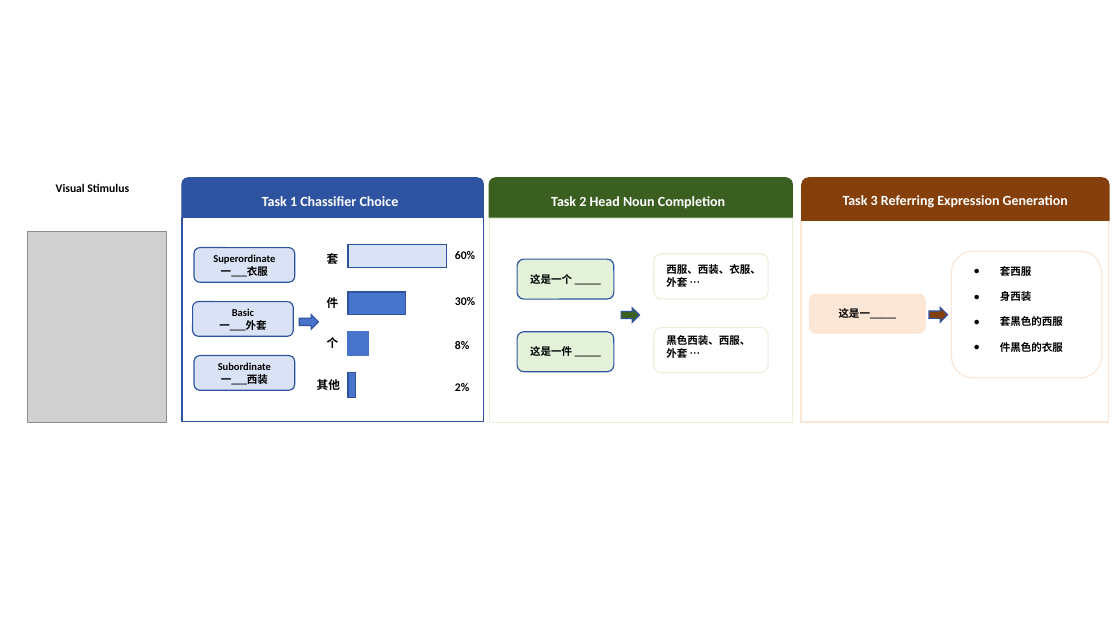
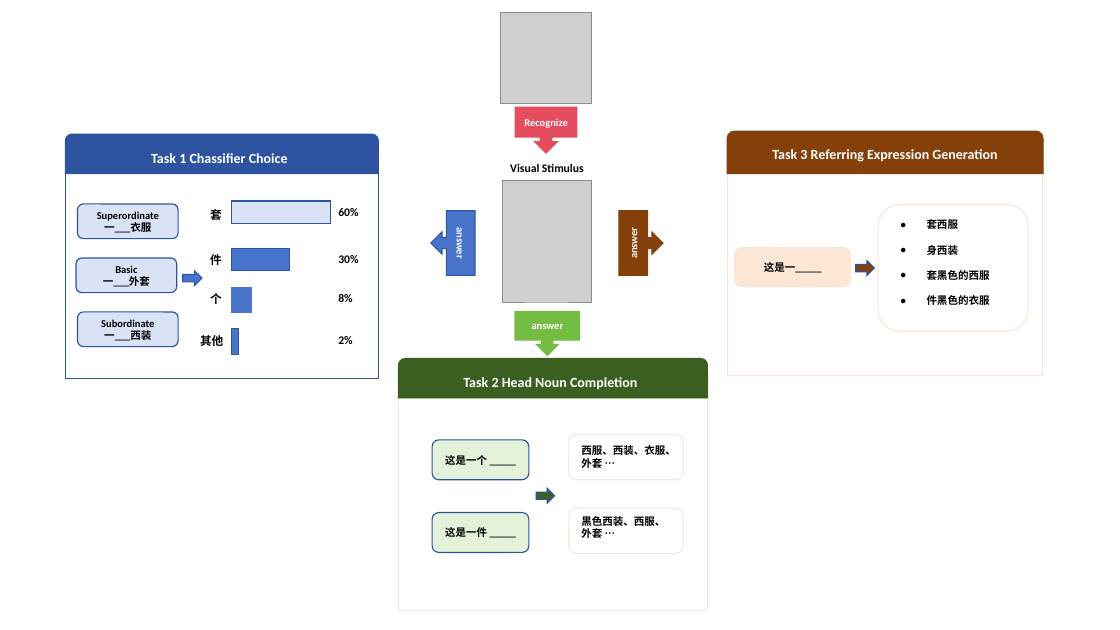
Before and after one commit to pengyh669-oss/classifier-varibility, a slide deck: slide 1 of 论文配图/图片2.pptx. Drawn at 1120x630 pixels with LibreOffice and Linux fonts; fonts in the diff are those of the drawing; grey boxes stand for pictures. Boxes give left, top, right and bottom in pixels: in the first picture for what was removed or moved away, otherwise in the second. Text is boxed around its words. In the diff, an @@ line names an element or a change of style, - is before the commit and + after.

```diff
--- a/论文配图/图片2.pptx
+++ b/论文配图/图片2.pptx
@@ picture added at [501,13,592,103] @@
@@ down arrow callout added at [515,108,576,154], fill #E54C5E, outline #E54C5E 1 pt, 9 pt, text #FFFFFF, bold @@
+Recognize
@@ round same rect "Task 1 Chassifier Choice": place and size @@
-round same rect "Task 1 Chassifier Choice" at [182,178,484,218]
+round same rect "Task 1 Chassifier Choice" at [66,134,379,174]
@@ round same rect "Task 3 Referring Expression Generation": place and size @@
-round same rect "Task 3 Referring Expression Generation" at [802,178,1110,221]
+round same rect "Task 3 Referring Expression Generation" at [728,131,1044,174]
@@ rectangle: place and size @@
-rectangle at [182,218,484,422]
+rectangle at [66,174,378,378]
@@ text "Visual Stimulus": place and size @@
-text "Visual Stimulus" at [56,183,129,192]
+text "Visual Stimulus" at [510,163,584,172]
@@ rectangle: place and size @@
-rectangle at [802,220,1109,422]
+rectangle at [728,174,1043,376]
@@ picture: place and size @@
-picture at [27,231,166,422]
+picture at [502,181,592,302]
@@ 2 rounded rectangles, 1 text: place and size @@
-2 rounded rectangles, 1 text at [810,251,1102,378]
+2 rounded rectangles, 1 text at [735,204,1028,331]
@@ down arrow callout added at [431,211,476,276], fill #4874CB, outline #2E54A1 1 pt, 9 pt, text #FFFFFF, bold @@
+answer
@@ down arrow callout added at [619,211,664,276], fill #843F0B, outline #843F0B 1 pt, 9 pt, text #FFFFFF, bold @@
+answer
@@ text "30%": place and size @@
-text "30%" at [455,297,475,305]
+text "30%" at [338,255,358,263]
@@ right arrow: place and size @@
-right arrow at [929,308,948,322]
+right arrow at [856,260,875,275]
@@ 7 texts, 4 rectangles, 3 rounded rectangles, 1 right arrow: place and size @@
-7 texts, 4 rectangles, 3 rounded rectangles, 1 right arrow at [192,245,475,397]
+7 texts, 4 rectangles, 3 rounded rectangles, 1 right arrow at [76,201,358,354]
@@ down arrow callout added at [515,312,580,356], fill #75BD42, outline #75BD42 1 pt, 9 pt, text #FFFFFF, bold @@
+answer
@@ round same rect "Task 2 Head Noun Completion": place and size @@
-round same rect "Task 2 Head Noun Completion" at [489,178,792,218]
+round same rect "Task 2 Head Noun Completion" at [398,359,707,398]
@@ rectangle: place and size @@
-rectangle at [490,218,792,423]
+rectangle at [398,399,707,611]
@@ 4 rounded rectangles, 2 texts, 1 right arrow: place and size @@
-4 rounded rectangles, 2 texts, 1 right arrow at [518,254,768,373]
+4 rounded rectangles, 2 texts, 1 right arrow at [432,434,683,554]
```
Also in this commit, not shown: 1 slide added, 28 other files.
